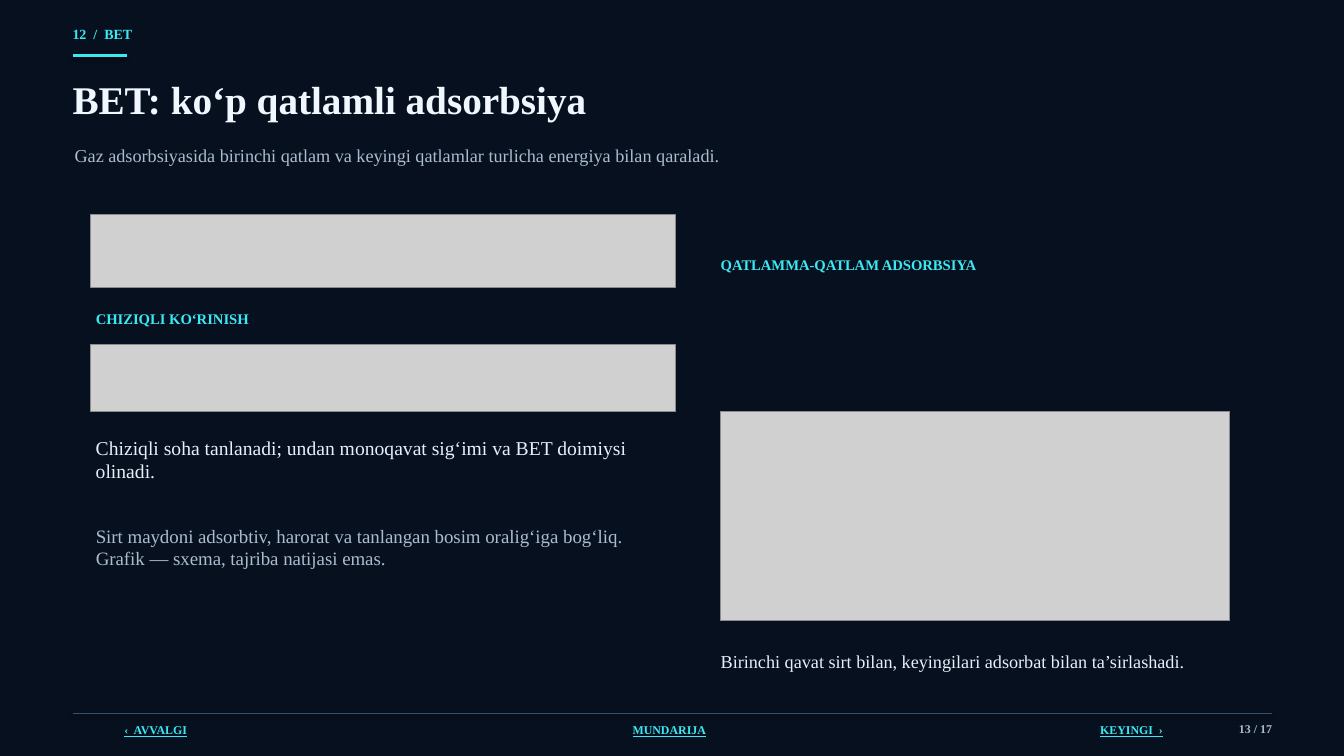
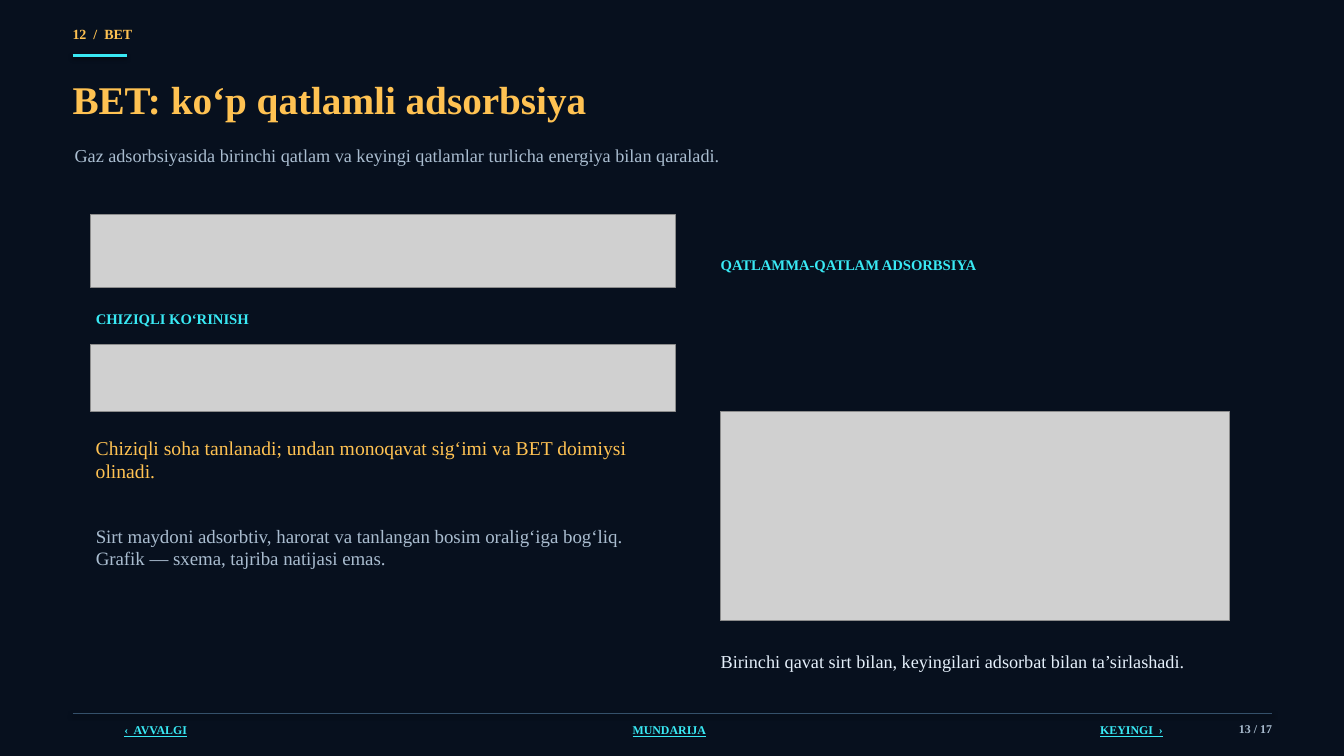
Before and after one commit to jabborovd18-collab/taqdimot-fayllari, a slide deck: slide 13 of sirt_hodisalari_adsorbsiya_ilmi.pptx. Drawn at 1344x756 pixels with LibreOffice and Linux fonts; fonts in the diff are those of the drawing; grey boxes stand for pictures; background and template pictures are left out. Boxes give left, top, right and bottom in pixels: in the first picture for what was removed or moved away, otherwise in the second. Text is boxed around its words. In the diff, an @@ line names an element or a change of style, - is before the commit and + after.

```diff
--- a/sirt_hodisalari_adsorbsiya_ilmi.pptx
+++ b/sirt_hodisalari_adsorbsiya_ilmi.pptx
@@ text "12 / BET" at [73, 29, 132, 39]: text colour #39E9F4 to #FFC252 @@
@@ text "BET: ko‘p qatlamli adsorbsiya" at [73, 86, 587, 122]: text colour #F0F7FF to #FFC252 @@
@@ text "Chiziqli soha tanlanadi; undan monoqavat ..." at [96, 441, 626, 479]: text colour #E5F0FB to #FFC252 @@
```
Also in this commit, not shown: 6 other slides changed.
